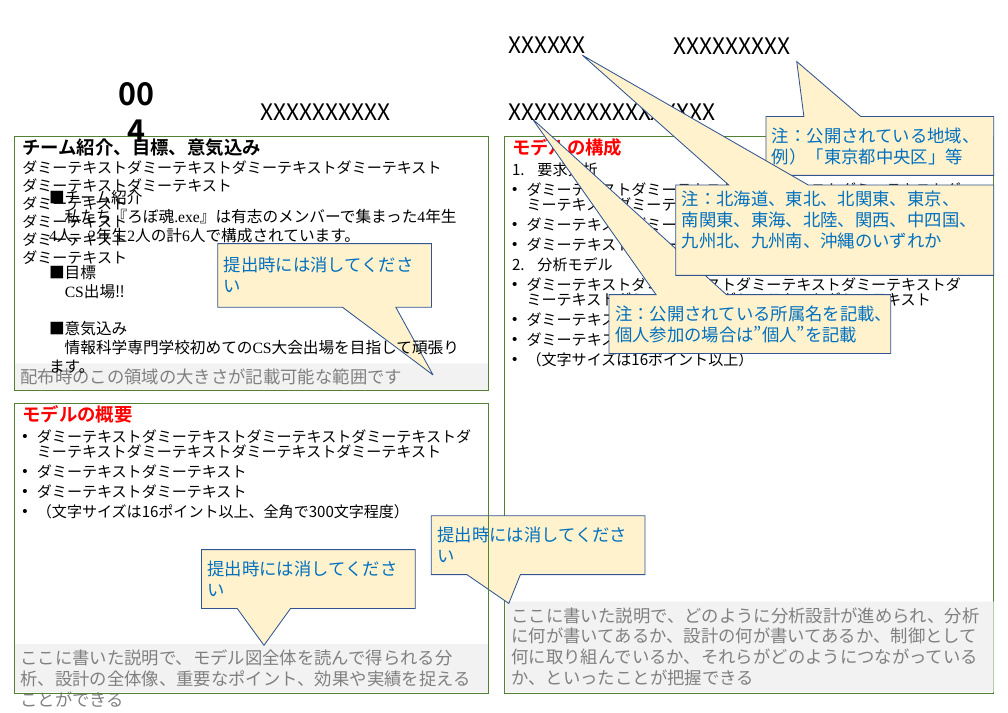
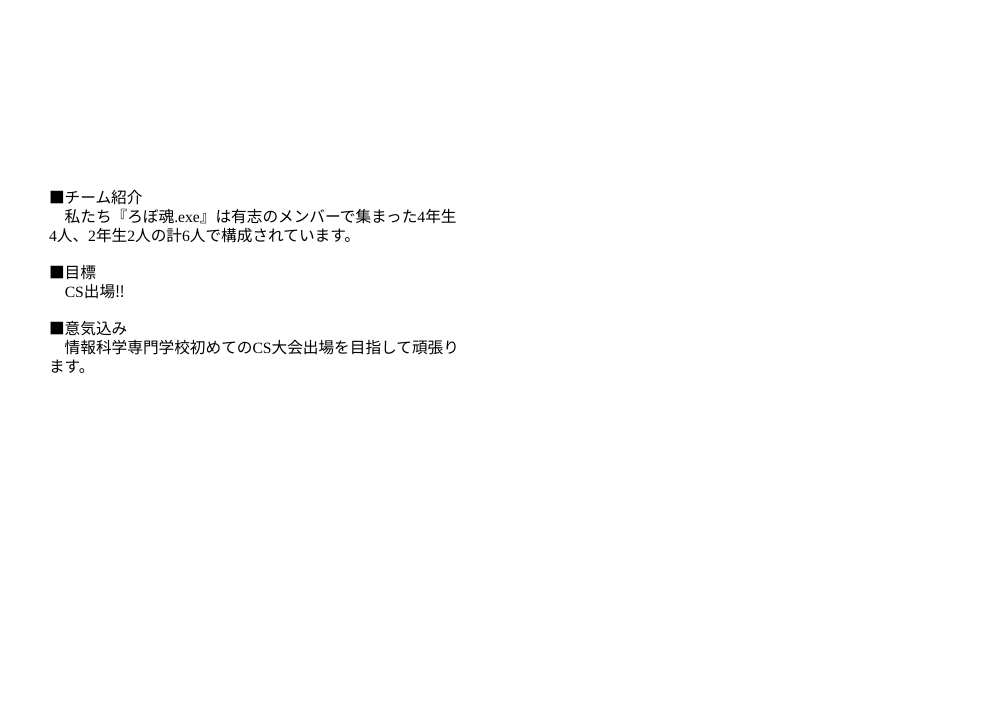
Before and after one commit to Black2856/etrobo2023, a slide deck: slide 1 of 設計/ADV_004_ろぼ魂.exe.pptx. Drawn at 1008x713 pixels with LibreOffice and Linux fonts; fonts in the diff are those of the drawing; background and template pictures are left out. Boxes give left, top, right and bottom in pixels: in the first picture for what was removed or moved away, otherwise in the second. Text is boxed around its words. In the diff, an @@ line names an element or a change of style, - is before the commit and + after.

```diff
--- a/設計/ADV_004_ろぼ魂.exe.pptx
+++ b/設計/ADV_004_ろぼ魂.exe.pptx
@@ text removed at (508,36,586,59) @@
-XXXXXX
@@ text removed at (674,37,791,54) @@
-XXXXXXXXX
@@ text removed at (103,98,169,126) @@
-004
@@ text removed at (107,94,146,123) @@
-XXX
@@ text removed at (261,103,391,120) @@
-XXXXXXXXXX
@@ text removed at (508,97,716,126) @@
-XXXXXXXXXXXXXXXX
@@ speech box removed at (766,116,994,175) @@
-注：公開されている地域、
-例）「東京都中央区」等
@@ rectangle removed at (14,137,488,391) @@
-チーム紹介、目標、意気込み
-ダミーテキストダミーテキストダミーテキストダミーテキスト
-ダミーテキストダミーテキスト
-ダミーテキスト
-ダミーテキスト
-ダミーテキスト
-ダミーテキスト
@@ rectangle removed at (504,137,994,693) @@
-モデルの構成
-1. 要求分析
-• ダミーテキストダミーテキストダミーテキストダミーテキストダミーテキストダミーテキストダミーテキストダミーテキスト
-• ダミーテキストダミーテキスト
-• ダミーテキストダミーテキスト
-2. 分析モデル
-• ダミーテキストダミーテキストダミーテキストダミーテキストダミーテキストダミーテキストダミーテキストダミーテキスト
-• ダミーテキストダミーテキスト
-• ダミーテキストダミーテキスト
-• （文字サイズは16ポイント以上）
@@ speech box removed at (676,185,994,275) @@
-注：北海道、東北、北関東、東京、
-南関東、東海、北陸、関西、中四国、
-九州北、九州南、沖縄のいずれか
@@ speech box removed at (218,243,432,307) @@
-提出時には消してください
@@ speech box removed at (609,295,891,353) @@
-注：公開されている所属名を記載、個人参加の場合は”個人”を記載
@@ rectangle removed at (14,363,488,391) @@
-配布時のこの領域の大きさが記載可能な範囲です
@@ rectangle removed at (14,404,488,693) @@
-モデルの概要
-• ダミーテキストダミーテキストダミーテキストダミーテキストダミーテキストダミーテキストダミーテキストダミーテキスト
-• ダミーテキストダミーテキスト
-• ダミーテキストダミーテキスト
-• （文字サイズは16ポイント以上、全角で300文字程度）
@@ speech box removed at (432,516,646,574) @@
-提出時には消してください
@@ speech box removed at (202,549,416,608) @@
-提出時には消してください
@@ rectangle removed at (506,602,994,692) @@
-ここに書いた説明で、どのように分析設計が進められ、分析に何が書いてあるか、設計の何が書いてあるか、制御として何に取り組んでいるか、それらがどのようにつながっているか、といったことが把握できる
@@ rectangle removed at (14,644,488,692) @@
-ここに書いた説明で、モデル図全体を読んで得られる分析、設計の全体像、重要なポイント、効果や実績を捉えることができる
```
Also in this commit, not shown: 2 other slides changed, 3 slides added, 3 slides removed, 1 other file.
